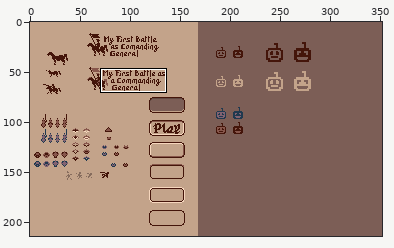
One commit to this pixel-art file: everything.aseprite. Above: a wide view before the commit, with the close-up outlined.
Close-up. As it was:
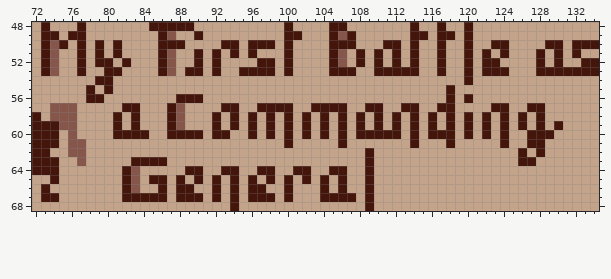
352x214 pixels, 1 frame. Shown: x 72..134, y 48..68.
The result:
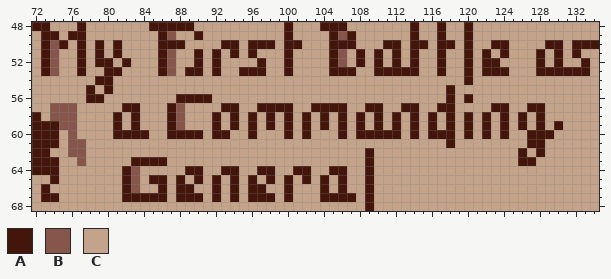
Palette (. is transparent): A #44150a  B #87564b  C #c3a38a
What changed:
--- layer "Foreground"
@@ x 72..134 @@
-48 CACCCACCCCCCCAAAAACCCCCCCCCCACCCCAACCCCCCCACCACCACCCCCCCCCCCCCC
-49 CAACAACCCCCCCCABCCACCCCCCCCCAACCCABACCCCCCAACAACACCCCCCCCCCCCCC
-50 CABACACACACCCCAAACCCCAACAAACACCCCAAACCCAACACCACCACCAACCCCAACAAA
+48 AACCCACCCCCCCAAAAACCCCCCCCCCACCCAAACCCCCCCACCACCACCCCCCCCCCCCCC
+49 CAACAACCCCCCCCABCCACCCCCCCCCACCCCABACCCCCCACCACCACCCCCCCCCCCCCC
+50 CABACACACACCCCAAACCCCAACAAACAACCCAAACCCAACAACAACACCAACCCCAACAAA
 51 CABCCACACACCCCABCCACACACACCCACCCCABCACACACACCACCACACACCCACACACC
-52 CABCCACAACACCCABCCACACCCCAACACCCCABCACACACACCACCACAACCCCACACCAA
-53 CABCCACCAACCCCABCAACACCAAAACACCCCAAACCAAAAACCACCACAAACCCAAAAAAA
+52 CABCCACAACACCCABCCACACCCCACCACCCCABCACACACACCACCACAACCCCACACCAC
+53 CABCCACCAACCCCABCAACACCAAACCACCCCAAACCAAAAACCACCACAAACCCAAAAAAC
 54 CCCCCCCAACCCCCCCCCCCCCCCCCCCCCCCCCCCCCCCCCCCCCCCACCCCCCCCCCCCCC
 55 CCCCCCACACCCCCCCCCCCCCCCCCCCCCCCCCCCCCCCCCCCCCACCCCCCCCCCCCCCCC
-56 CCCCCCAACCCCCCCCAAACCCCCCCCCCCCCCCCCCCCCCCCCCCACACCCCCCCCCCCCCC
+56 CCCCCCAACCCCCCCCAAAACCCCCCCCCCCCCCCCCCCCCCCCCCACACCCCCCCCCCCCCC
 57 CCBBBCCCCCAACCCABCCCCAACCAAAACCAAAACCAACCAACCAACCCCAACCAACCCCCC
@@ x 96..126 @@
 59 ACACACACACACACACACACACACACACACA
-60 ACACACACACACAAAAACACAAACACACACC
-61 CCCCACCCCCACCCCCCCACCCACCCCCACC
+60 ACCCACACCCACAAAAACACAAACACACACC
+61 CCCCCCCCCCCCCCCCCCCCCCACCCCCCCC
 62 CCCCCCCCCCCCCACCCCCCCCCCCCCCCCA
@@ x 92..96 @@
 67 ACACA
-68 CCACC
+68 CCCCC
